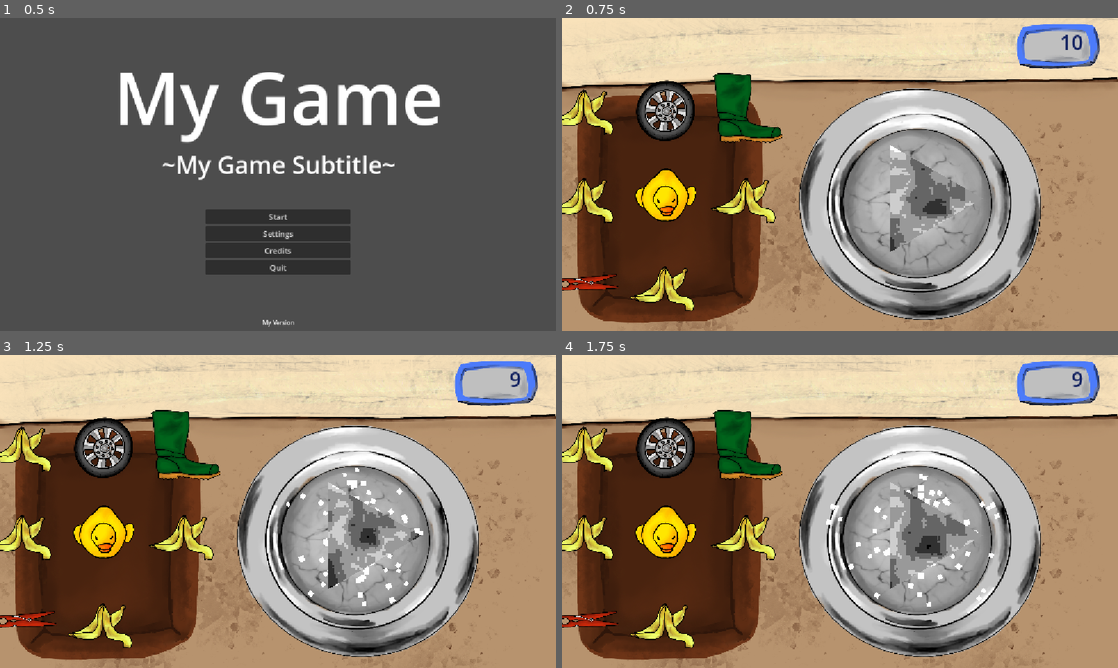
Above: before the commit, frames 1-4 (two rows, left to right).
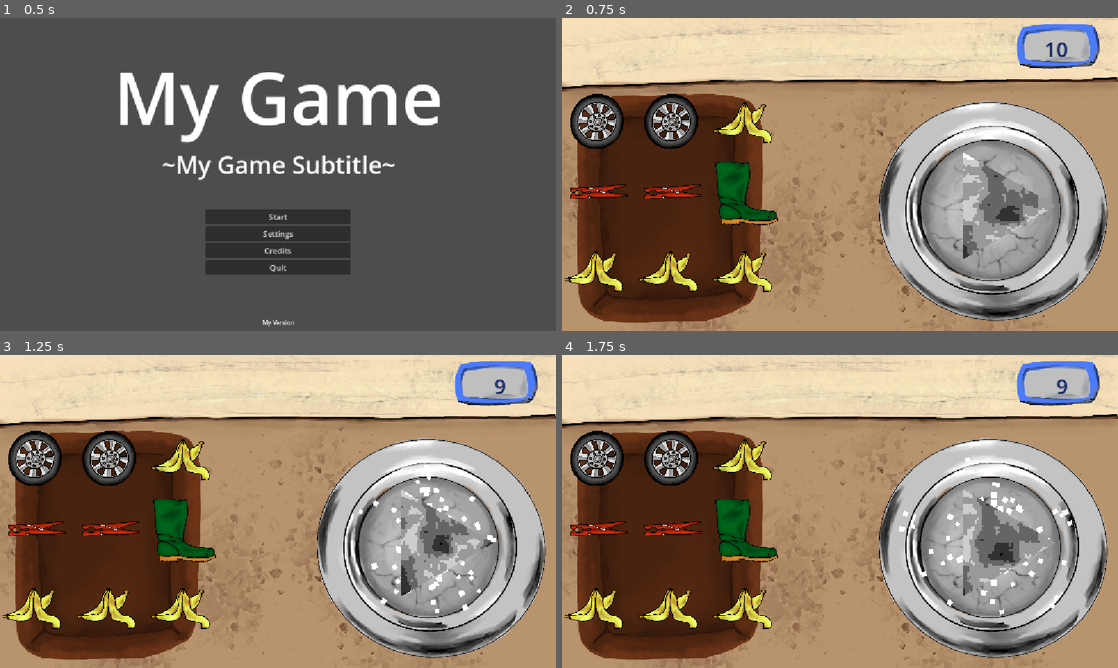
Above: after the commit, the same moments.

Repository: KIT-GameJam/Firework-Craft
Game: Godot game, scene res://gamemanager/gamemanager.tscn
Same seed, same stepped clock (60 frames per second), same inputs: the game is played once before the commit and once after it.
Inputs (mouse positions are in pixels of both pictures, inside the frame that each line leads up to):
- Up to frame 1 (0.5 s): no input
- Up to frame 2 (0.75 s): click "Start" at 0.5 s
- Up to frame 3 (1.25 s): no input
- Up to frame 4 (1.75 s): tap Enter at 1.25 s; move the mouse to (584, 448) at 1.27 s; hold D (move_right) from 1.28 s (still down); click (584, 448) at 1.42 s

Frame 1 is identical in both runs. In frame 2, 40% of the frame differs, in the area x 0-99%, y 5-97%; in frame 3, 40%; in frame 4, 40%.

Commit message:
Ingredients now get automatically geplenished

Diff:
--- a/entities/Ingredients/abstractIngredient.tscn
+++ b/entities/Ingredients/abstractIngredient.tscn
@@ -1,8 +1,22 @@
 [gd_scene load_steps=2 format=3 uid="uid://d5ph0vlkp1tu"]
 
-[ext_resource type="Script" uid="uid://dng7n4had58ry" path="res://entities/ingredients/abstractIngredient.gd" id="1_8uneu"]
+[ext_resource type="Script" uid="uid://dng7n4had58ry" path="res://entities/Ingredients/abstractIngredient.gd" id="1_8uneu"]
 
 [node name="AbstractResourceObject" type="TextureRect"]
+custom_minimum_size = Vector2(150, 150)
+anchors_preset = 8
+anchor_left = 0.5
+anchor_top = 0.5
+anchor_right = 0.5
+anchor_bottom = 0.5
+offset_left = -576.0
+offset_top = -324.0
+offset_right = -426.0
+offset_bottom = -174.0
+grow_horizontal = 2
+grow_vertical = 2
+size_flags_horizontal = 4
+size_flags_vertical = 4
 expand_mode = 1
 stretch_mode = 4
 script = ExtResource("1_8uneu")
--- a/entities/Ingredients/banana_ingredient.tscn
+++ b/entities/Ingredients/banana_ingredient.tscn
@@ -1,8 +1,8 @@
 [gd_scene load_steps=5 format=3 uid="uid://bhnbko3x404ly"]
 
-[ext_resource type="PackedScene" uid="uid://d5ph0vlkp1tu" path="res://entities/ingredients/abstractIngredient.tscn" id="1_3kl3t"]
+[ext_resource type="PackedScene" uid="uid://d5ph0vlkp1tu" path="res://entities/Ingredients/abstractIngredient.tscn" id="1_3kl3t"]
 [ext_resource type="Texture2D" uid="uid://ujbeg51ilnry" path="res://textures/ingredients/banana.png" id="2_5legj"]
-[ext_resource type="Script" uid="uid://dfnp38cb0upof" path="res://entities/ingredients/fireworkResource.gd" id="3_xbs47"]
+[ext_resource type="Script" uid="uid://dfnp38cb0upof" path="res://entities/Ingredients/fireworkResource.gd" id="3_xbs47"]
 
 [sub_resource type="Resource" id="Resource_5rhu6"]
 script = ExtResource("3_xbs47")
@@ -12,14 +12,16 @@
 metadata/_custom_type_script = "uid://dfnp38cb0upof"
 
 [node name="Banana" instance=ExtResource("1_3kl3t")]
-anchors_preset = 15
-anchor_right = 1.0
-anchor_bottom = 1.0
-grow_horizontal = 2
-grow_vertical = 2
-size_flags_horizontal = 3
-size_flags_vertical = 3
+anchors_preset = 0
+anchor_left = 0.0
+anchor_top = 0.0
+anchor_right = 0.0
+anchor_bottom = 0.0
+offset_left = 0.0
+offset_top = 0.0
+offset_right = 0.0
+offset_bottom = 0.0
+grow_horizontal = 1
+grow_vertical = 1
 texture = ExtResource("2_5legj")
-expand_mode = 1
-stretch_mode = 4
 resourceData = SubResource("Resource_5rhu6")
--- a/levels/main_level.gd
+++ b/levels/main_level.gd
@@ -10,13 +10,24 @@
 
 var customerdata: Array[CustomerStats] = []
 
+@export var ingredient_scenes: Array[PackedScene]
+@onready var ingredient_table: Node = $VBoxContainer/HBoxContainer2/IngredientTable
 func _ready() -> void:
 	print("Start Level")
 	Input.set_mouse_mode(Input.MOUSE_MODE_VISIBLE)
+	for i in range(9):
+		_add_ingredient()
 	%Timer.start(daylength)
+
 
 func _process(_delta: float) -> void:
 	%TimerLabel.text = str(snapped(%Timer.time_left,1))
+
+func _add_ingredient() -> void:
+	var ingredient: AbstractIngredient = ingredient_scenes.pick_random().instantiate()
+	ingredient.tree_exited.connect(_add_ingredient)
+	ingredient_table.add_child.call_deferred(ingredient)
+	print("add ", ingredient.get_class())
 
 
 func _day_over() -> void:
--- a/levels/main_level.tscn
+++ b/levels/main_level.tscn
@@ -1,22 +1,20 @@
-[gd_scene load_steps=13 format=3 uid="uid://cyfvcuxi210mg"]
+[gd_scene load_steps=12 format=3 uid="uid://cyfvcuxi210mg"]
 
 [ext_resource type="Script" uid="uid://23td8m5q5kxt" path="res://levels/main_level.gd" id="1_ilwad"]
 [ext_resource type="Theme" uid="uid://hheneshfv1b2" path="res://ui/themes/your_theme.tres" id="1_yb8kn"]
 [ext_resource type="Texture2D" uid="uid://dql4xoxu7o26a" path="res://textures/counter.png" id="2_yb8kn"]
-[ext_resource type="PackedScene" uid="uid://bhnbko3x404ly" path="res://entities/ingredients/banana_ingredient.tscn" id="3_wg11f"]
+[ext_resource type="PackedScene" uid="uid://bhnbko3x404ly" path="res://entities/Ingredients/banana_ingredient.tscn" id="3_wg11f"]
 [ext_resource type="PackedScene" uid="uid://c03f4e3i006pp" path="res://entities/flask/flask.tscn" id="4_55n5f"]
-[ext_resource type="PackedScene" uid="uid://c3b0ii5sxk6bg" path="res://entities/ingredients/boot_ingredient.tscn" id="4_ggk2x"]
-[ext_resource type="PackedScene" uid="uid://dfgy1oledarig" path="res://entities/ingredients/clip_ingredient.tscn" id="5_5br84"]
-[ext_resource type="PackedScene" uid="uid://7vwmnpeyubxc" path="res://entities/ingredients/ducky_ingredient.tscn" id="7_arlwx"]
-[ext_resource type="PackedScene" uid="uid://by3x2crtpc51a" path="res://entities/ingredients/tire_ingredient.tscn" id="8_t6wdf"]
+[ext_resource type="PackedScene" uid="uid://c3b0ii5sxk6bg" path="res://entities/Ingredients/boot_ingredient.tscn" id="4_ggk2x"]
+[ext_resource type="PackedScene" uid="uid://dfgy1oledarig" path="res://entities/Ingredients/clip_ingredient.tscn" id="5_5br84"]
+[ext_resource type="PackedScene" uid="uid://7vwmnpeyubxc" path="res://entities/Ingredients/ducky_ingredient.tscn" id="7_arlwx"]
+[ext_resource type="PackedScene" uid="uid://by3x2crtpc51a" path="res://entities/Ingredients/tire_ingredient.tscn" id="8_t6wdf"]
 
 [sub_resource type="StyleBoxEmpty" id="StyleBoxEmpty_43k3a"]
 
 [sub_resource type="LabelSettings" id="LabelSettings_ttu8v"]
 font_size = 42
 font_color = Color(0.06963961, 0.12961286, 0.3778041, 1)
-
-[sub_resource type="StyleBoxEmpty" id="StyleBoxEmpty_yb8kn"]
 
 [node name="MainLevel" type="Control"]
 layout_mode = 3
@@ -29,6 +27,7 @@
 size_flags_vertical = 3
 theme = ExtResource("1_yb8kn")
 script = ExtResource("1_ilwad")
+ingredient_scenes = Array[PackedScene]([ExtResource("3_wg11f"), ExtResource("4_ggk2x"), ExtResource("5_5br84"), ExtResource("7_arlwx"), ExtResource("8_t6wdf")])
 
 [node name="TextureRect" type="TextureRect" parent="."]
 layout_mode = 1
@@ -56,21 +55,9 @@
 layout_mode = 2
 
 [node name="Requests" type="HBoxContainer" parent="VBoxContainer/HBoxContainer"]
+custom_minimum_size = Vector2(0, 130)
 layout_mode = 2
 size_flags_horizontal = 3
-
-[node name="TextureRect" parent="VBoxContainer/HBoxContainer/Requests"]
-_import_path = NodePath("")
-unique_name_in_owner = false
-process_mode = 0
-process_priority = 0
-process_physics_priority = 0
-process_thread_group = 0
-physics_interpolation_mode = 0
-auto_translate_mode = 0
-editor_description = ""
-layout_mode = 2
-script = null
 
 [node name="VSeparator2" type="VSeparator" parent="VBoxContainer/HBoxContainer"]
 layout_mode = 2
@@ -102,37 +89,8 @@
 size_flags_vertical = 3
 columns = 3
 
-[node name="Banana3" parent="VBoxContainer/HBoxContainer2/IngredientTable" instance=ExtResource("3_wg11f")]
-layout_mode = 2
-
-[node name="Tire" parent="VBoxContainer/HBoxContainer2/IngredientTable" instance=ExtResource("8_t6wdf")]
-layout_mode = 2
-
-[node name="Boot" parent="VBoxContainer/HBoxContainer2/IngredientTable" instance=ExtResource("4_ggk2x")]
-layout_mode = 2
-
-[node name="Banana2" parent="VBoxContainer/HBoxContainer2/IngredientTable" instance=ExtResource("3_wg11f")]
-layout_mode = 2
-
-[node name="Duck" parent="VBoxContainer/HBoxContainer2/IngredientTable" instance=ExtResource("7_arlwx")]
-layout_mode = 2
-
-[node name="Banana4" parent="VBoxContainer/HBoxContainer2/IngredientTable" instance=ExtResource("3_wg11f")]
-layout_mode = 2
-
-[node name="Clip" parent="VBoxContainer/HBoxContainer2/IngredientTable" instance=ExtResource("5_5br84")]
-layout_mode = 2
-
-[node name="Banana" parent="VBoxContainer/HBoxContainer2/IngredientTable" instance=ExtResource("3_wg11f")]
-layout_mode = 2
-
 [node name="Flask" parent="VBoxContainer/HBoxContainer2" instance=ExtResource("4_55n5f")]
 clip_children = 2
 layout_mode = 2
 
-[node name="VSeparator" type="VSeparator" parent="VBoxContainer/HBoxContainer2"]
-layout_mode = 2
-theme_override_constants/separation = 164
-theme_override_styles/separator = SubResource("StyleBoxEmpty_yb8kn")
-
 [connection signal="timeout" from="Timer" to="." method="_day_over"]
